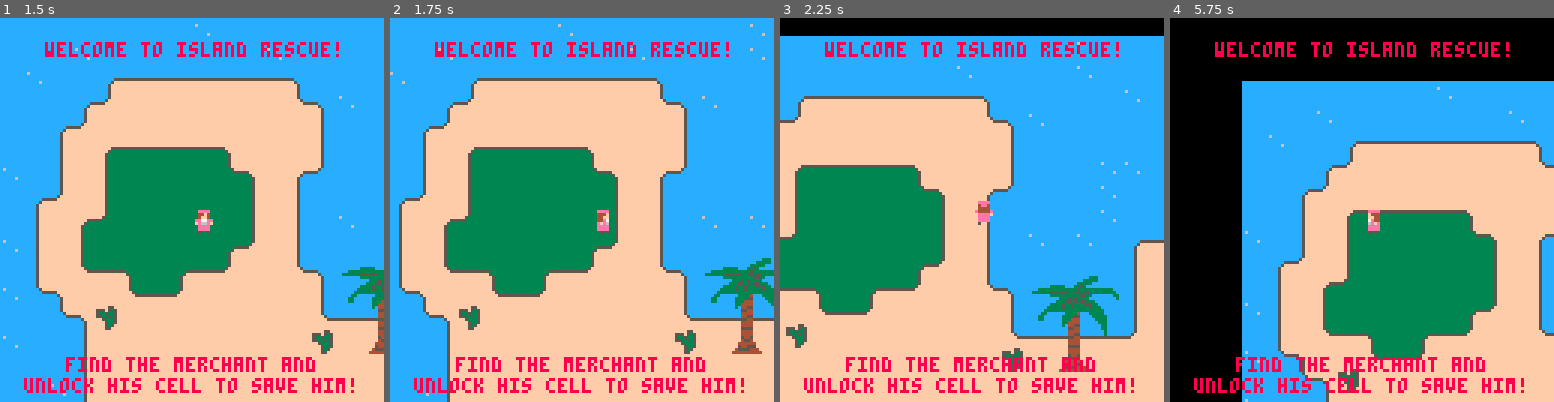
Above: before the commit, frames 1-4 (left to right).
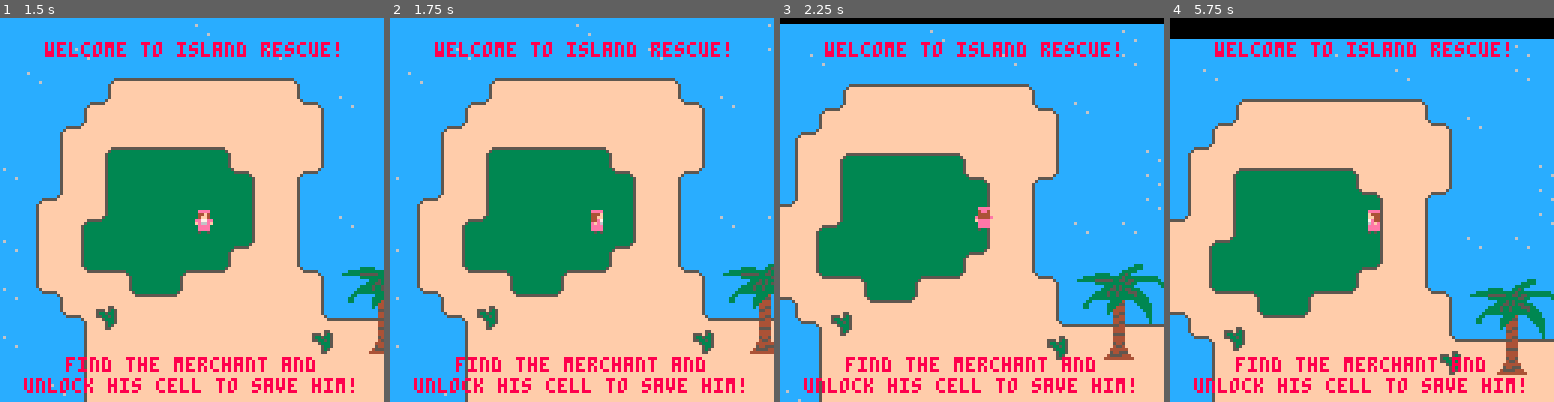
Above: after the commit, the same moments.

Repository: gutsuv/TAP-project
Game: PICO-8 cartridge test2.p8
Two runs of this game, one before a commit and one after it. Both use one fixed random seed, a clock stepped at 60 frames per second and the inputs below.
Inputs:
- Up to frame 1 (1.5 s): tap X (X key) at 0.33, 1.07 s; tap O (Z key) at 0.7 s
- Up to frame 2 (1.75 s): hold Right from 1.6 s (still down); tap O (Z key) at 1.7 s
- Up to frame 3 (2.25 s): tap X (X key) at 1.85 s; release Right at 2.1 s; tap O (Z key) at 2.1 s; hold Up from 2.15 s (still down)
- Up to frame 4 (5.75 s): release Up at 2.42 s; hold Right 2.47-3.03 s; tap O (Z key) every 0.4 s from 2.5 to 5.7 s; tap X (X key) at 2.97, 4.08, 5.2 s; hold Left 3.08-3.58 s; hold Down 3.63-3.97 s; hold Right 4.02-4.68 s; hold Up 4.73-5.03 s; hold Left 5.08-5.68 s; hold Down from 5.73 s (still down)

Frame 1 is identical in both runs. In frame 2, 16% of the frame differs, in the area x 0-100%, y 1-100%; in frame 3, 33%; in frame 4, 69%, in the area x 0-100%, y 5-100%.

Commit message:
finished second quest and addign third

Diff:
--- a/test2.p8
+++ b/test2.p8
@@ -17,6 +17,10 @@
 
 	keycounter = 0
 
+	keyone = false
+	keytwo = false
+	keythree = false
+
 	questone = {}
 	questone.sprite = 68
 	questone.x = 100
@@ -31,6 +35,11 @@
 	coconut.x = 144
 	coconut.y = 384
 
+	morecoconut = {}
+	morecoconut.sprite = 118
+	morecoconut.x = 864
+	morecoconut.y = 48
+
 	questtwo = {}
 	questtwo.sprite = 84
 	questtwo.x = 696
@@ -38,11 +47,20 @@
 
 	questtwoboolean = false
 
+	questthree = {}
+	questthree.sprite = 100
+	questthree.x = 520
+	questthree.y = 82
+
+	questthreeboolean = false
+
 	player = {}
 	player.x = 64
 	player.y = 64
+	//player.x = 900
+	//player.y = 50
 	player.sprite = 1
-	player.speed = 3
+	player.speed = 1
 	player.moving = false
 	player.moved_this_frame = false
 	player.frame = 0
@@ -220,20 +238,20 @@
 
 function text_and_quests()
 
-	// Game beginning text
+	// game beginning text
 	if player.x < 120 and player.y < 90 then
 		print("welcome to island rescue!", player.x - 49, player.y - 56, 8)
 		print("find the merchant and", player.x - 42, player.y + 49, 8)
 		print("unlock his cell to save him!", player.x - 56, player.y + 56, 8)
 	end
 
-	// Game end text with merchant
+	// game end text with merchant
 	if player.x >= merchant.x and player.x <= merchant.x + 16 and player.y >= merchant.y and player.y <= merchant.y + 16 then
 		print("you found the merchant!", player.x - 56, player.y - 56, 8)
 		print("he dabs and says thanks!", player.x - 56, player.y - 49, 8)
 	end
 
-	// Quest one
+	// quest one
 	if player.x >= questone.x - 12 and player.x <= questone.x + 12 and player.y >= questone.y - 12 and player.y <= questone.y + 12 then
 		if questonecounter < 3 then
 			print("hey kid, if you bring me three", player.x - 60, player.y - 56, 8)
@@ -248,7 +266,13 @@
 			print("thanks for the coconuts kid", player.x - 54, player.y - 56, 8)
 			print("you have obtained a key", player.x - 46, player.y - 42, 8)
 			coconutsrecieved = questonecounter
-			print("coconuts handed in: "..coconutsrecieved, player.x - 60, player.y + 56, 8)
+
+			if keyone == false then
+				keyone = true
+				keycounter = keycounter + 1
+			end
+
+			print("keys obtained: "..keycounter, player.x - 28, player.y + 56, 8)
 		end
 	end
 
@@ -257,19 +281,53 @@
 			questonecounter += 1
 			questoneboolean = true
 		end
-		print("coconut count: "..questonecounter, player.x - 60, player.y - 56, 8)
-	end
-
-	// Quest two
+		print("coconut count: "..questonecounter, player.x - 35, player.y - 56, 8)
+		print("return the coconut to the man", player.x - 56, player.y - 49, 8)
+	end
+
+	// quest two
 	if player.x >= questtwo.x - 12 and player.x <= questtwo.x + 12 and player.y >= questtwo.y - 12 and player.y <= questtwo.y + 12 then
 		if questtwoboolean == false then
 			print("hey kid, i lost my coconut in", player.x - 60, player.y - 56, 8)
-			print("this maze over here, go find", player.x - 56, player.y - 49, 8)
+			print("this maze over here. go find", player.x - 56, player.y - 49, 8)
 			print("it and i'll give you this key", player.x - 56, player.y - 42, 8)
 
 			questoneboolean = false
 			print("coconut returned: "..(questtwoboolean and 'true' or 'false'), player.x - 60, player.y + 56, 8)
 		end
+
+		if questtwoboolean == true then
+			print("thanks for the coconut kid", player.x - 54, player.y - 56, 8)
+			print("you have obtained a key", player.x - 46, player.y - 42, 8)
+
+			if keytwo == false then
+				keytwo = true
+				keycounter = keycounter + 1
+			end
+
+			print("keys obtained: "..keycounter, player.x - 28, player.y + 56, 8)
+		end
+	end
+
+	if player.x >= morecoconut.x - 8 and player.x <= morecoconut.x + 16 and player.y >= morecoconut.y - 8 and player.y <= morecoconut.y + 8 then
+		if questtwoboolean == false then
+			questtwoboolean = true
+		end
+		print("coconut obtained: "..(questtwoboolean and 'true' or 'false'), player.x - 49, player.y + 49, 8)
+		print("bring back the coconut", player.x - 49, player.y + 56, 8)
+	end
+
+	// locked cells text
+	if player.x >= merchant.x - 6 and player.x <= merchant.x + 12 and player.y >= merchant.y + 24 and player.y <= merchant.y + 30 and keycounter < 3 then
+		print("you will need 3 keys to unlock!", player.x - 60, player.y - 56, 8)
+	end
+
+	if keycounter < 3 then
+		fset(36, 0, true)
+	end
+
+	if keycounter == 3 then
+		fset(36, 0, false)
 	end
 
 end
@@ -284,7 +342,9 @@
 	spr(merchant.sprite, merchant.x, merchant.y)
 	spr(questone.sprite, questone.x, questone.y)
 	spr(questtwo.sprite, questtwo.x, questtwo.y)
+	spr(questthree.sprite, questthree.x, questthree.y)
 	spr(coconut.sprite, coconut.x, coconut.y)
+	spr(morecoconut.sprite, morecoconut.x, morecoconut.y)
 	spr(player.sprite, player.x, player.y)
 
 	camera(player.x - 64, player.y - 64)
@@ -342,22 +402,22 @@
 cccc33cccccc333355cccc33333ccccc33255233cccccccccccccccccccccccc333333333333333333333333ffffffffffffffffffffffff0000000000000000
 cccc33cccccc333444ccccc3333ccccc33255233cccccccccccccccccccccccc333333333333333333333333ffffffffffffffffffffffff0000000000000000
 cccccccccccc334444cccccc333ccccc33633633cccccccccccccccccccccccc333333333333333333333333ffffffffffffffffffffffff0000000000000000
-cccccccccccc3c4455ccccccc33ccccc00000000cccccccccccccccccccccccc333333333333333333333333ffffffffffffffffffffffff0000000000000000
-cccccccccccccc5544ccccccc33ccccc00000000cccccccccccccccccccccccc333333333333333333333333ffffffffffffffffffffffff0000000000000000
-cccccccccccccc4444cccccccc3ccccc00000000cccccccccccccccccccccccc333333333333333333333333ffffffffffffffffffffffff0000000000000000
-cccccccccccccc4455cccccccc3ccccc00000000cccccccccccccccccccccccc333333333333333333333333ffffffffffffffffffffffff0000000000000000
-5555555555555555445555555555555500000000cccccccccccccccccccccccc333333333333333333333333ffffffffffffffffffffffff0000000000000000
-ffffffffffffff4444ffffffffffffff00000000cccccccccccccccccccccccc333333333333333333333333ffffffffffffffffffffffff0000000000000000
-ffffffffffffff4444ffffffffffffff00000000cccccccccccccccccccccccc333333333333333333333333ffffffffffffffffffffffff0000000000000000
-ffffffffffffff5555ffffffffffffff00000000cccccccccccccccccccccccc333333333333333333333333ffffffffffffffffffffffff0000000000000000
-ffffffffffffff4444ffffffffffffff333000300030003300000000000000000000000000000000000000000000000000000000000000000000000000000000
-ffffffffffffff4444ffffffffffffff330944044904440300000000000000000000000000000000000000000000000000000000000000000000000000000000
-ffffffffffffff5445ffffffffffffff330444044404440300000000000000000000000000000000000000000000000000000000000000000000000000000000
-ffffffffffffff4554ffffffffffffff300040004004000300000000000000000000000000000000000000000000000000000000000000000000000000000000
-fffffffffffff444444fffffffffffff044904440440944000000000000000000000000000000000000000000000000000000000000000000000000000000000
-fffffffffffff544555fffffffffffff044404440440444000000000000000000000000000000000000000000000000000000000000000000000000000000000
-ffffffffffff45555444ffffffffffff044404490440444000000000000000000000000000000000000000000000000000000000000000000000000000000000
-fffffffffff4444444444fffffffffff300000000003000300000000000000000000000000000000000000000000000000000000000000000000000000000000
+cccccccccccc3c4455ccccccc33ccccc33999933cccccccccccccccccccccccc333333333333333333333333ffffffffffffffffffffffff0000000000000000
+cccccccccccccc5544ccccccc33ccccc335ff533cccccccccccccccccccccccc333333333333333333333333ffffffffffffffffffffffff0000000000000000
+cccccccccccccc4444cccccccc3ccccc33566533cccccccccccccccccccccccc333333333333333333333333ffffffffffffffffffffffff0000000000000000
+cccccccccccccc4455cccccccc3ccccc39966993cccccccccccccccccccccccc333333333333333333333333ffffffffffffffffffffffff0000000000000000
+5555555555555555445555555555555536955963cccccccccccccccccccccccc333333333333333333333333ffffffffffffffffffffffff0000000000000000
+ffffffffffffff4444ffffffffffffff33955933cccccccccccccccccccccccc333333333333333333333333ffffffffffffffffffffffff0000000000000000
+ffffffffffffff4444ffffffffffffff33955933cccccccccccccccccccccccc333333333333333333333333ffffffffffffffffffffffff0000000000000000
+ffffffffffffff5555ffffffffffffff33633633cccccccccccccccccccccccc333333333333333333333333ffffffffffffffffffffffff0000000000000000
+ffffffffffffff4444ffffffffffffff3330003000300033fff000f000f000ff0000000000000000000000000000000000000000000000000000000000000000
+ffffffffffffff4444ffffffffffffff3309440449044403ff0944044904440f0000000000000000000000000000000000000000000000000000000000000000
+ffffffffffffff5445ffffffffffffff3304440444044403ff0444044404440f0000000000000000000000000000000000000000000000000000000000000000
+ffffffffffffff4554ffffffffffffff3000400040040003f00040004004000f0000000000000000000000000000000000000000000000000000000000000000
+fffffffffffff444444fffffffffffff044904440440944004490444044094400000000000000000000000000000000000000000000000000000000000000000
+fffffffffffff544555fffffffffffff044404440440444004440444044044400000000000000000000000000000000000000000000000000000000000000000
+ffffffffffff45555444ffffffffffff044404490440444004440449044044400000000000000000000000000000000000000000000000000000000000000000
+fffffffffff4444444444fffffffffff3000000000030003f0000000000f000f0000000000000000000000000000000000000000000000000000000000000000
 56e165e15571b4c4d4b4c4d4b5c5d5b5c5d5b5c5d5515505152535e171d3b4c4d4b4c48191919193a2d5b5d3d5b5c5d55353d5b4b482a39191a1b6c6d6b6c6d6
 b4b4c4d4c6d6b6c6d6b6c6d6b6c6d6b6c6d6b6c6d6b6c6d6b6c6d6b6c6d6b6c6b6c653515454e1545454545454e1545454545454545454545454e1e154545454
 5464747456b360606070c5d5b6c6d6b6c6d6b6c6d65262061626366272d6b5c5d5b5c582929292a2c6d6b6c6d6b6c6d65353d6b5b5c5819191a1b4c4d4b4c4d4
@@ -431,12 +491,12 @@
 161e16162b262626262626262c16161655561e55565755565755561e55561e5556575556571e4545454545454545454545454545454545451e454545451e45451e454545451e45454545451e4545454545451e45451e45451e1e454545454545454545454545454545454545454041424345454545451e45454545454545451e
 1616162b2735353535353535252c1e16656667651e6765666765666765661e6566671e1e6745451e45404142431e45451e454545451e45451e451e45454545451e45454545454545454545451e1e45451e1e4545454545454545454545454545454545454545451e451e454545505152531e454545451e1e454545454545451e
 16162b273535353535353535351516164545454545454545454545451e45454545451e45451e454545505152534545454545451e454545451e4545452b262626262626262626262c4545454545454545454545451e454545454545454545454545454545454545452b26266026606162632c454545451e454545451e45454545
-1616173508090909090a353535151616451e1e454545451e45451e45454545454545451e45452b262660616263262c45454545454545454545451e45175c5d5b5c5d5b5c5d5b5c151e454545454545454545454545454545451e454545454545451e4545451e4545175c5d704b36717273151e45454545454545451e45454545
-1e1617351819191919370a35053c1616451e454545451e4545454545451e454545451e1e4545175c5d707172735c151e4545451e1e4545454545452b276c6d6b6c3d6b6c6d6b6c15454545454545454545454545451e1e454545454545451e4545451e454f4f4f4f4f4c4c6b6c6d6b6c6d151645454545454545454545454545
+1616173508090909090a353535151616451e1e454545451e45451e45454545454545451e45452b262660616263262c45454545454545454545451e45175c5d5b5c5d5b5c5d5b5c151e454545454545454545454545454545451e454545454545451e4545451e4545175c5d704b4b717273151e45454545454545451e45454545
+1e1617351819191919370a35053c1616451e454545451e4545454545451e454545451e1e4545175c5d707172735c151e4545451e1e4545454545452b276c6d6b6c3d6b6c6d6b6c15454545454545454545454545451e1e454545454545451e4545451e454f4f4f4f4f4c4c6b76776b6c6d151645454545454545454545454545
 162b27351819191919191a3515161616451e4545454545454545454545454545454545454545176c6d6b6c6d6b6c1516454545454540414243162b274b4c4d4b4c4d4b4c4d4b4c2526262c45454545451e45454545451e45454545451e1e1e45454545164f4b4b4b4f4c4b5d5b5c5d5b5c15161e45451e45454545451e454545
-161735083819191919191a3515161e161e452b262626262626262c45454545454545452b2626274c4d4b4c4d4b4c2526262c454545505152532b275d5b5c5d5b5c08090a5d5b5c5d5b5c151e454545454545454545454545451e454545454545451616164f5d4f4f4f5c4f4f4f4f4f4f4f4f164516451e451e1e1e4545454545
-1e1735181919191919392a5b151616164545173535353535353515451e404142434545175c5d5b5c5d5b5c5d5b5c5d5b5c151e452b60616263276c6d6b356d6b6c18191a6d6b6c6d6b6c252c45451e4545454545451e4545451e451e45454516161616164f6d6b6c4f6c4f4d4b4c4d4b4c4f4f45451e45454545454545451e45
-16173528293a1939292a5b5b252c404142431735353535353535151e45505152531e2b276c6d6b6c6d6b6c6d35356d6b6c151e2b27707172734b4c4d4b35350809381937090a4c4d4b4c4d25262626262c454545454545454545451e454545164f4f4f4f4f4f4f4b4f5b4f4f4f4f4f4f5c5d4f45454545454545454545454545
+161735083819191919191a3515161e161e452b262626262626262c45454545454545452b2626274c4d4b4c4d4b4c2526262c454545505152532b275d5b5c5d5b0809090a5d5b5c5d5b5c151e454545454545454545454545451e454545454545451616164f5d4f4f4f5c4f4f4f4f4f4f4f4f164516451e451e1e1e4545454545
+1e1735181919191919392a5b151616164545173535353535353515451e404142434545175c5d5b5c5d5b5c5d5b5c5d5b5c151e452b60616263276c6d6b356d083819191a6d6b6c6d6b6c252c45451e4545454545451e4545451e451e45454516161616164f6d6b6c4f6c4f4d4b4c4d4b4c4f4f45451e45454545454545451e45
+16173528293a1939292a5b5b252c404142431735353535353535151e45505152531e2b276c6d6b6c6d6b6c6d35356d6b6c151e2b27707172734b4c4d4b35351819191937090a4c4d4b4c4d25262626262c454545454545454545451e454545164f4f4f4f4f4f4f4b4f5b4f4f4f4f4f4f5c5d4f45454545454545454545454545
 1e3b07353528292a4c5b5b5b35155051525317353535353535352526266061626326274b4c4d4b4c4d4b3d35354c4d4b4c2526275c5d5b5c5d5b5c5d5b5c5d1819191919191a5c5d5b3d5d5b5c5d5b5c1545451e4545454545454545454516164f6d6b4c5c5d5b5c4f6b6c6d4b356d4f4f4b4f4f454545451e45451e1e454545
 16163b073d353535705b5b73352560616263273535353535355d5b5c5d707172735c5d5b5c5d5b5c5d5b5c355b5c5d5b5c5d5b6b0809090a6d6b6c6d6b6c6d2829292929292a6c6d6b6c6d6b6c6d6b6c1545454647451e47451616164f4f4f4f4f4d4f4f4f4f4f4f4f4f4f4f4f4f4d4b4f4d4b4f161e45454545454545454545
 1e1616173535353535353535353d707172734d4b4c4d4b6b6c6d6b6c6d6b6c6d6b6c6d6b6c6d6b6c6d6b35356b6c6d6b6c6d6b4b1819191a4d4b4c4d4b4c4d4b4c4d4b4c4d4b4c4d4b4c4d4b4c4d4b4c252c5556575556574f4f4f4f4f5c5d5b5c5d5b4b4c4d4c4c4c4c4c5d5b4f4f5b4f4f5b4f164545454545454545454545
